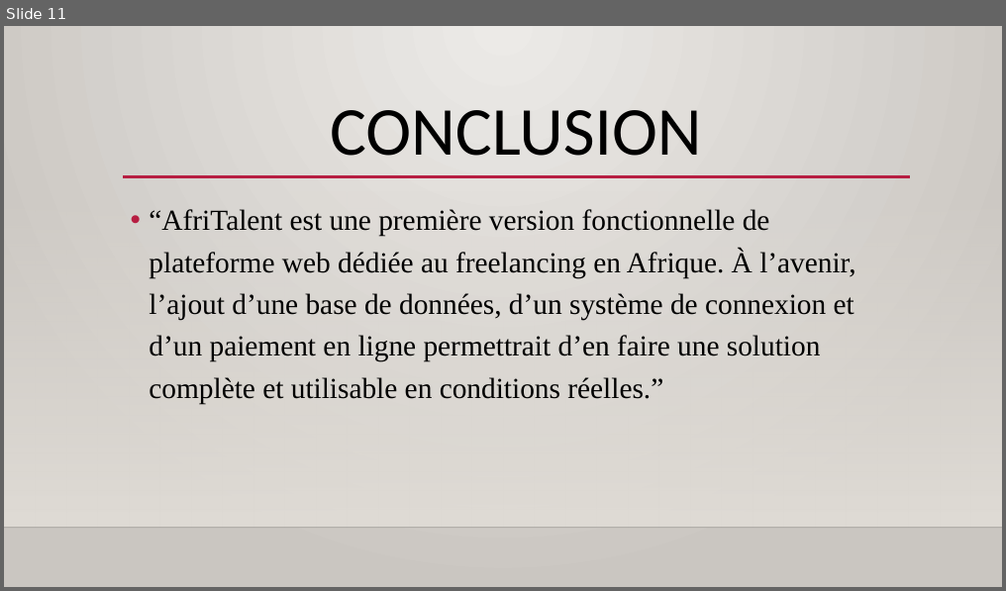
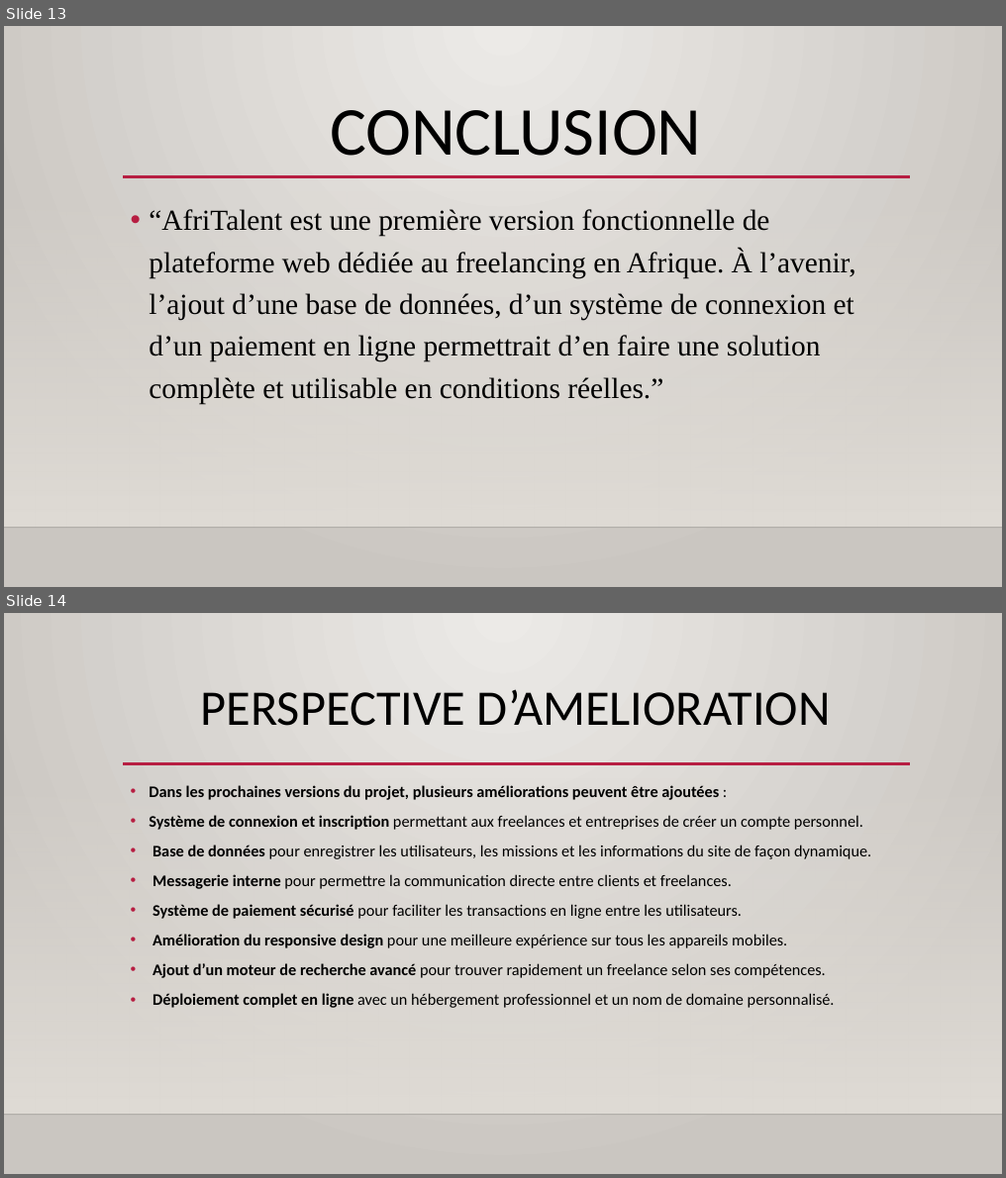
Before and after one commit to diao91627-coder/Aissatou_DIAO_AfriTalent, a slide deck: docs/DIAO_Aissatou_Presentation.pptx. Shown one above the other, each under a label of ours: slide 11 before the commit, slides 13 and 14 after it. The pictures are 1006x591 and 1006x1178 pixels, drawn with LibreOffice and Linux fonts; fonts in the diff are those of the drawing; background and template pictures are left out. Boxes give left, top, right and bottom in pixels: in the first picture for what was removed or moved away, otherwise in the second. Text is boxed around its words. In the diff, an @@ line names an element or a change of style, - is before the commit and + after.

```diff
--- a/docs/DIAO_Aissatou_Presentation.pptx
+++ b/docs/DIAO_Aissatou_Presentation.pptx
@@ slide 14 added at [4,613,1002,1174], background gradient #ECEAE7 to #CAC7C1; not listed: 3 template elements that a slide beside it also shows @@
@@ title added at [201,689,831,726], 48 pt, text #000000 @@
+PERSPECTIVE D’AMELIORATION
@@ text added at [149,785,871,1008], 15.5 pt, text #000000 @@
+• Dans les prochaines versions du projet, plusieurs améliorations peuvent être ajoutées :
+• Système de connexion et inscription permettant aux freelances et entreprises de créer un compte personnel.
+• Base de données pour enregistrer les utilisateurs, les missions et les informations du site de façon dynamique.
+• Messagerie interne pour permettre la communication directe entre clients et freelances.
+• Système de paiement sécurisé pour faciliter les transactions en ligne entre les utilisateurs.
+• Amélioration du responsive design pour une meilleure expérience sur tous les appareils mobiles.
+• Ajout d’un moteur de recherche avancé pour trouver rapidement un freelance selon ses compétences.
+• Déploiement complet en ligne avec un hébergement professionnel et un nom de domaine personnalisé.
@@ what was slide 11 is now slide 13 @@
```
Also in this commit, not shown: 2 slides changed, 3 other slides added, 1 slide removed, 2 other files.
